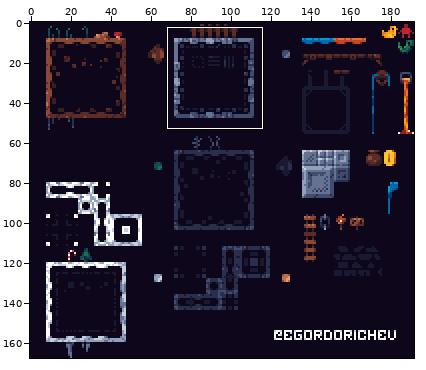
Sprite sheet: map/adve/adve/tiles.png. The picture above shows the old version from afar; the outline marks the close-up.
Close-up. Before:
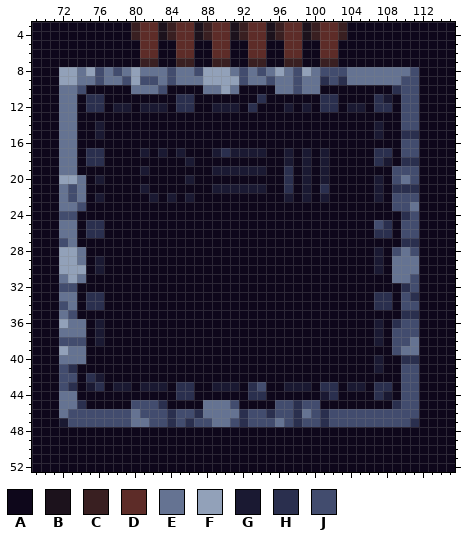
The file is 192x168 pixels. Colours within 5 levels of each other are drawn and written as one. Shown: x 69..115, y 3..52. The commit also changed other parts of the picture, which this record leaves out.
Palette (. is transparent): A #0e071b  B #1c121c  C #391f21  D #5d2c28  E #657392  F #92a1b9  G #1a1932  H #2a2f4e  J #424c6e
Pixels before, first column x 69:
 3 AAAAAAAAAAACDDBCDDBCDDBCDDBCDDBCDDCAAAAAAAAAAAA
 4 AAAAAAAAAAACDDBCDDBCDDBCDDBCDDBCDDCAAAAAAAAAAAA
 5 AAAAAAAAAAAADDAADDAADDAADDAADDAADDAAAAAAAAAAAAA
 6 AAAAAAAAAAAADDAADDAADDAADDAADDAADDAAAAAAAAAAAAA
 7 AAAAAAAAAAAACCAACCAACCAACCAACCAACCAAAAAAAAAAAAA
 8 AAAFFEFJEJEFEEEJEEJFFFEJEJEFEJFEJJJEEEEEEEJAAAA
 9 AAAFFEEJEEJFJJEJEEEFFFFJEEJEEJEEHJHEEEEEEJJAAAA
10 AAAEEJAAAAAEEEJAAAAEEFEAAAAEEJEEAAAAAAAAHJJAAAA
11 AAAEEAHHAAAAAAAAHHAAAAAAAHAAAAAAHHAAAAHGAJJAAAA
12 AAAEEAHHAGGAGGGAHHAAGGGAHAAAGAGAHHAGGAHHAJJAAAA
13 AAAEEAAAAAAAAAAAAAAAAAAAAAAAAAAAAAAAAAAAAJJAAAA
14 AAAEEAAGAAAAAAAAAAAAAAAAAAAAAAAAAAAAAAGAAJJAAAA
15 AAAEEAAGAAAAAAAAAAAAAAAAAAAAAAAAAAAAAAGAAHHAAAA
16 AAAEEAAAAAAAAAAAAAAAAAAAAAAAAAAAAAAAAAAAAJJAAAA
17 AAAEEAHHAAAAGAGAGAAAGHGGGGAAGAGAGAAAAAHHAJJAAAA
18 AAAEEAHHAAAAAAAAAGAAAAAAAAAAGAGAGAAAAAHGAHHAAAA
19 AAAEEAAAAAAAGAAAAAAAGGGGGGAAHAGAGAAAAAAAJJJAAAA
20 AAAFFEAGAAAAAAAAAGAAAAAAAAAAHAGAGAAAAAGAJEJAAAA
21 AAAEJEAAAAAAGAAAAAAAGGGGGGAAHAGAHAAAAAGAHHHAAAA
22 AAAEJEAGAAAAAGAGAGAAAAAAAAAAGAGAGAAAAAGAJJJAAAA
23 AAAEEJAAAAAAAAAAAAAAAAAAAAAAAAAAAAAAAAAAJJEAAAA
24 AAAJJAAAAAAAAAAAAAAAAAAAAAAAAAAAAAAAAAAAAHJAAAA
25 AAAEEAHHAAAAAAAAAAAAAAAAAAAAAAAAAAAAAAJHAJJAAAA
26 AAAEEAHHAAAAAAAAAAAAAAAAAAAAAAAAAAAAAAHHAJJAAAA
27 AAAJEAAAAAAAAAAAAAAAAAAAAAAAAAAAAAAAAAAAAHHAAAA
28 AAAFFEAAAAAAAAAAAAAAAAAAAAAAAAAAAAAAAAGAJEJAAAA
29 AAAFFEAGAAAAAAAAAAAAAAAAAAAAAAAAAAAAAAGAEEEAAAA
30 AAAFFFAGAAAAAAAAAAAAAAAAAAAAAAAAAAAAAAGAEEEAAAA
31 AAAEFEAAAAAAAAAAAAAAAAAAAAAAAAAAAAAAAAAAEEJAAAA
32 AAAJJAAAAAAAAAAAAAAAAAAAAAAAAAAAAAAAAAAAAHJAAAA
33 AAAEEAHHAAAAAAAAAAAAAAAAAAAAAAAAAAAAAAHHAJHAAAA
34 AAAJEAHHAAAAAAAAAAAAAAAAAAAAAAAAAAAAAAHHAJJAAAA
35 AAAEJAAAAAAAAAAAAAAAAAAAAAAAAAAAAAAAAAAAAHHAAAA
36 AAAFEEAGAAAAAAAAAAAAAAAAAAAAAAAAAAAAAAGAHJJAAAA
37 AAAEEEAGAAAAAAAAAAAAAAAAAAAAAAAAAAAAAAGAJJJAAAA
38 AAAJJJAGAAAAAAAAAAAAAAAAAAAAAAAAAAAAAAGAJJEAAAA
39 AAAFEEAAAAAAAAAAAAAAAAAAAAAAAAAAAAAAAAAAJEEAAAA
40 AAAEEEAAAAAAAAAAAAAAAAAAAAAAAAAAAAAAAAGAAHHAAAA
41 AAAJHAAAAAAAAAAAAAAAAAAAAAAAAAAAAAAAAAGAAJJAAAA
42 AAAJJAHGAAAAAAAAAAAAAAAAAAAAAAAAAAAAAAAAAJJAAAA
43 AAAJHAGHAGGAGGGAHHAAGGGAHJAAGGGAHHAGGAHHAJJAAAA
44 AAAEEAAAAAAAAAAAHHAAAAAAHHAAAAAAGHAAAAHGAJJAAAA
45 AAAEEHAAAAAJJJHAAAAEEEJAAAAJJHJJAAAAAAAAHJJAAAA
46 AAAEJJJJJJJEJJJHJJHEEEEHJJHJJHEJHJJJJJJJJJJAAAA
47 AAAGJJJJJJJEEJJHJHJJEEJHJJJEJHJJHJJJJJJJJJHAAAA
48 AAAAAAAAAAAAAAAAAAAAAAAAAAAAAAAAAAAAAAAAAAAAAAA
49 AAAAAAAAAAAAAAAAAAAAAAAAAAAAAAAAAAAAAAAAAAAAAAA
50 AAAAAAAAAAAAAAAAAAAAAAAAAAAAAAAAAAAAAAAAAAAAAAA
51 AAAAAAAAAAAAAAAAAAAAAAAAAAAAAAAAAAAAAAAAAAAAAAA
52 AAAAAAAAAAAAAAAAAAAAAAAAAAAAAAAAAAAAAAAAAAAAAAA
After the commit:
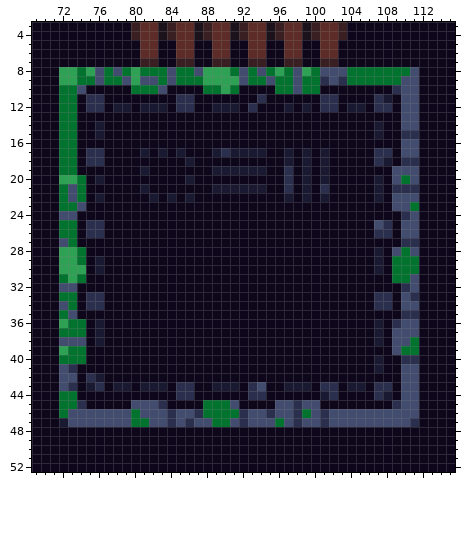
The exact change:
colour E: #657392 -> #01732e
colour F: #92a1b9 -> #2ea154
